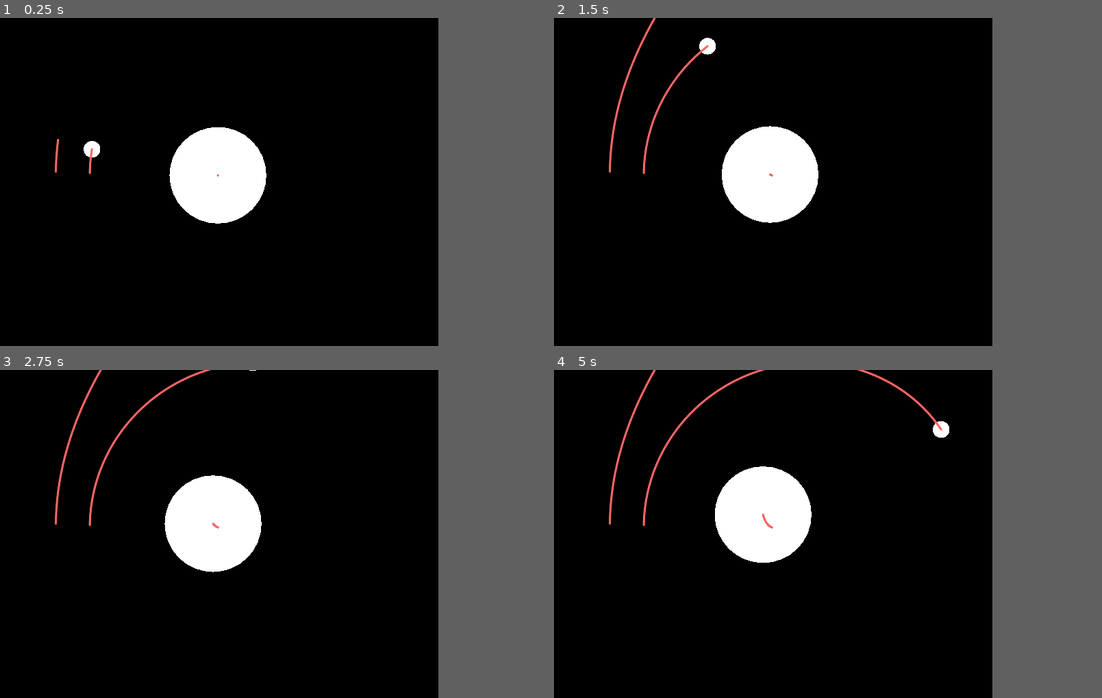
Above: before the commit, frames 1-4 (two rows, left to right).
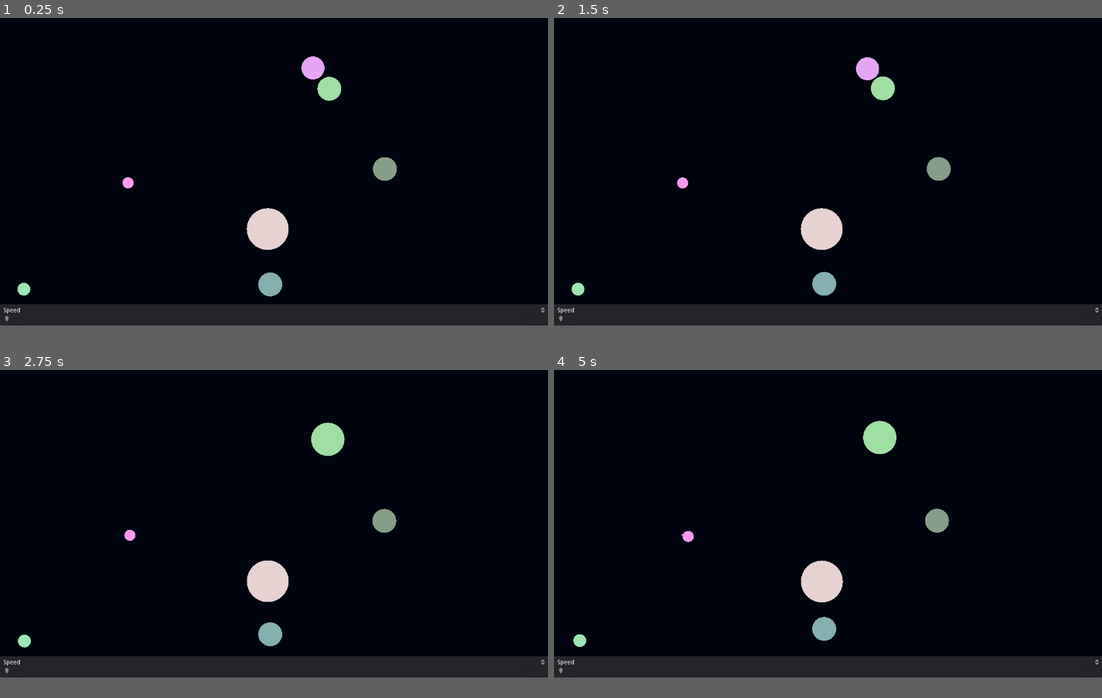
Above: after the commit, the same moments.

Repository: BitTim/Gravisim
Game: Godot game, scene res://Scenes/Main.tscn
Same seed, same stepped clock (60 frames per second), same inputs: the game is played once before the commit and once after it.
Inputs:
- Up to frame 1 (0.25 s): no input
- Up to frame 2 (1.5 s): no input
- Up to frame 3 (2.75 s): no input
- Up to frame 4 (5 s): no input
The window is 640x480 before the commit and 800x450 after it. Grey fills any space a smaller window leaves; there, only what the larger window draws over its background counts as a difference.

The runs differ from the first frame. In frame 1, 13% of the frame differs, in the area x 0-100%, y 11-94%; in frame 2, 13%; in frame 3, 13%; in frame 4, 13%, in the area x 0-100%, y 0-94%.

Commit message:
Added Color and fixed Algorithm

Diff:
--- /dev/null
+++ b/Scenes/GUI.tscn
@@ -0,0 +1,60 @@
+[gd_scene format=2]
+
+[node name="GUI" type="Control"]
+anchor_right = 1.0
+anchor_bottom = 1.0
+__meta__ = {
+"_edit_use_anchors_": false
+}
+
+[node name="Panel" type="Panel" parent="."]
+anchor_top = 1.0
+anchor_right = 1.0
+anchor_bottom = 1.0
+margin_top = -49.9999
+margin_bottom = 6.10352e-05
+rect_min_size = Vector2( 1280, 40 )
+__meta__ = {
+"_edit_use_anchors_": false
+}
+
+[node name="VBoxContainer" type="VBoxContainer" parent="Panel"]
+anchor_right = 1.0
+anchor_bottom = 1.0
+margin_left = 8.0
+margin_top = 8.0
+margin_right = -8.0
+margin_bottom = -8.0
+__meta__ = {
+"_edit_use_anchors_": false
+}
+
+[node name="HBoxContainer" type="HBoxContainer" parent="Panel/VBoxContainer"]
+margin_right = 1264.0
+margin_bottom = 14.0
+size_flags_horizontal = 3
+size_flags_vertical = 3
+
+[node name="Speed" type="Label" parent="Panel/VBoxContainer/HBoxContainer"]
+margin_right = 630.0
+margin_bottom = 14.0
+size_flags_horizontal = 3
+text = "Speed"
+
+[node name="Value" type="Label" parent="Panel/VBoxContainer/HBoxContainer"]
+margin_left = 634.0
+margin_right = 1264.0
+margin_bottom = 14.0
+size_flags_horizontal = 3
+text = "0"
+align = 2
+
+[node name="Speed" type="HSlider" parent="Panel/VBoxContainer"]
+margin_top = 18.0
+margin_right = 1264.0
+margin_bottom = 34.0
+size_flags_horizontal = 3
+size_flags_vertical = 2
+__meta__ = {
+"_edit_use_anchors_": false
+}
--- a/Scenes/Main.tscn
+++ b/Scenes/Main.tscn
@@ -1,7 +1,7 @@
 [gd_scene load_steps=3 format=2]
 
 [ext_resource path="res://Scripts/Main.gd" type="Script" id=1]
-[ext_resource path="res://Scenes/Object.tscn" type="PackedScene" id=2]
+[ext_resource path="res://Scenes/GUI.tscn" type="PackedScene" id=3]
 
 [node name="Main" type="Node2D"]
 script = ExtResource( 1 )
@@ -10,27 +10,16 @@
 [node name="ColorRect" type="ColorRect" parent="."]
 anchor_right = 1.0
 anchor_bottom = 1.0
-margin_right = 640.0
-margin_bottom = 480.0
-color = Color( 0, 0, 0, 1 )
+margin_right = 1280.0
+margin_bottom = 720.0
+color = Color( 0.00392157, 0.0196078, 0.0588235, 1 )
 __meta__ = {
 "_edit_use_anchors_": false
 }
 
 [node name="Objects" type="Node2D" parent="."]
 
-[node name="Object" parent="Objects" instance=ExtResource( 2 )]
-position = Vector2( 131.093, 229.404 )
-mass = 150
-dir = Vector2( 0, -1 )
-speed = 150
+[node name="CanvasLayer" type="CanvasLayer" parent="."]
 
-[node name="Object3" parent="Objects" instance=ExtResource( 2 )]
-position = Vector2( 81.5194, 228.131 )
-mass = 2
-dir = Vector2( 0, -1 )
-speed = 200
-
-[node name="Object2" parent="Objects" instance=ExtResource( 2 )]
-position = Vector2( 318.229, 230.191 )
-mass = 5000
+[node name="GUI" parent="CanvasLayer" instance=ExtResource( 3 )]
+margin_bottom = 6.10352e-05
--- a/Scripts/Main.gd
+++ b/Scripts/Main.gd
@@ -15,15 +15,18 @@
 func _ready():
 	rng.randomize()
 
-	#for _i in range(0, numObjects):
-	#	var obj = objScene.instance()
-	#	obj.mass = rng.randi_range(1, 999)
-	#
-	#	obj.position = Vector2(rng.randf_range(0.0, 640.0), rng.randf_range(0.0, 480.0))
-	#	$Objects.add_child(obj)
+	for _i in range(0, numObjects):
+		var obj = objScene.instance()
+		obj.mass = rng.randi_range(1, 9999)
 
+	#	obj.dir = Vector2(rng.randf_range(-1, 1), rng.randf_range(-1, 1))
+	#	obj.speed = rng.randi_range(0, 100)
+
+		obj.position = Vector2(rng.randf_range(0.0, 1280.0), rng.randf_range(0.0, 720.0))
+		$Objects.add_child(obj)
+
+func _physics_process(delta):
 	objs = $Objects.get_children()
 
-func _physics_process(delta):
 	for o in objs:
 		o.applyGravity(objs, delta)
--- a/Scripts/Object.gd
+++ b/Scripts/Object.gd
@@ -10,23 +10,102 @@
 export (Vector2) var dir
 export (int) var speed
 
-const G = 667.4
-const LPT = 512
+const G = 6674
+const LPT = 2048
 
 var radius
 var vel = Vector2()
 var accel = Vector2()
 
+var col = Color()
+
+var rng = RandomNumberGenerator.new()
+
+# ================================
+# Utility
+# ================================
+
 func _ready():
-	radius = sqrt(mass)
+	rng.randomize()
+
+	radius = getRadius()
 	vel = dir * speed
 
 	var shape = CircleShape2D.new()
 	shape.set_radius(radius)
 	$CollisionShape2D.shape = shape
 
+	col = Color(rng.randf_range(0.5, 1), rng.randf_range(0.5, 1), rng.randf_range(0.5, 1), 1)
+	$CanvasLayer/Line2D.default_color= col
+
 func _draw():
-	draw_circle(Vector2(), radius, Color(1, 1, 1, 1))
+	draw_circle(Vector2(), radius, col)
+
+func getRadius():
+	return round(sqrt(mass / 10.0))
+
+func updateValues(mass):
+	self.mass = mass
+	radius = getRadius()
+
+	var shape = CircleShape2D.new()
+	shape.set_radius(radius)
+	$CollisionShape2D.shape = shape
+
+	update()
+
+func updateLine():
+	if $CanvasLayer/Line2D.get_point_count() > LPT:
+		$CanvasLayer/Line2D.remove_point(0);
+
+	if $CanvasLayer/Line2D.get_point_count() > 0:
+		if $CanvasLayer/Line2D.get_point_position($CanvasLayer/Line2D.get_point_count() - 1) != global_position:
+			$CanvasLayer/Line2D.add_point(global_position)
+	else:
+		$CanvasLayer/Line2D.add_point(global_position)
+
+# ================================
+# Movement
+# ================================
+
+func move(delta):
+	vel += accel * delta
+
+	var collision = move_and_collide(vel * delta)
+	if collision != null:
+		collide(collision.collider)
+
+	if (position.y + radius >= 720):
+		vel.y = -vel.y
+		position.y = 719 - radius
+	if (position.y - radius < 0):
+		vel.y = -vel.y
+		position.y = radius
+	if (position.x + radius >= 1280):
+		vel.x = -vel.x
+		position.x = 1279 - radius
+	if (position.x - radius < 0):
+		vel.x = -vel.x
+		position.x = radius
+
+	updateLine()
+
+func collide(obj):
+	if obj.mass > mass:
+		obj.updateValues(obj.mass + mass)
+		queue_free()
+		return
+
+	if obj.mass == mass:
+		if obj.get_instance_id() > get_instance_id():
+			obj.updateValues(obj.mass + mass)
+			get_parent().remove_child(self)
+			queue_free()
+			return
+
+# ================================
+# Gravity
+# ================================
 
 func applyGravity(objects, delta):
 	if immovable:
@@ -44,16 +123,5 @@
 
 		force += F
 
-	accel = force / mass
-
-	vel += accel * delta
-	vel = move_and_slide(vel)
-
-	if $CanvasLayer/Line2D.get_point_count() > LPT:
-		$CanvasLayer/Line2D.remove_point(0);
-
-	if $CanvasLayer/Line2D.get_point_count() > 0:
-		if $CanvasLayer/Line2D.get_point_position($CanvasLayer/Line2D.get_point_count() - 1) != global_position:
-			$CanvasLayer/Line2D.add_point(global_position)
-	else:
-		$CanvasLayer/Line2D.add_point(global_position)
+	accel = force / pow(mass, 2)
+	move(delta)
--- a/project.godot
+++ b/project.godot
@@ -21,8 +21,8 @@
 
 [display]
 
-window/size/width=640
-window/size/height=480
+window/size/width=1280
+window/size/height=720
 window/size/resizable=false
 window/energy_saving/keep_screen_on=false
 window/handheld/orientation="portrait"
